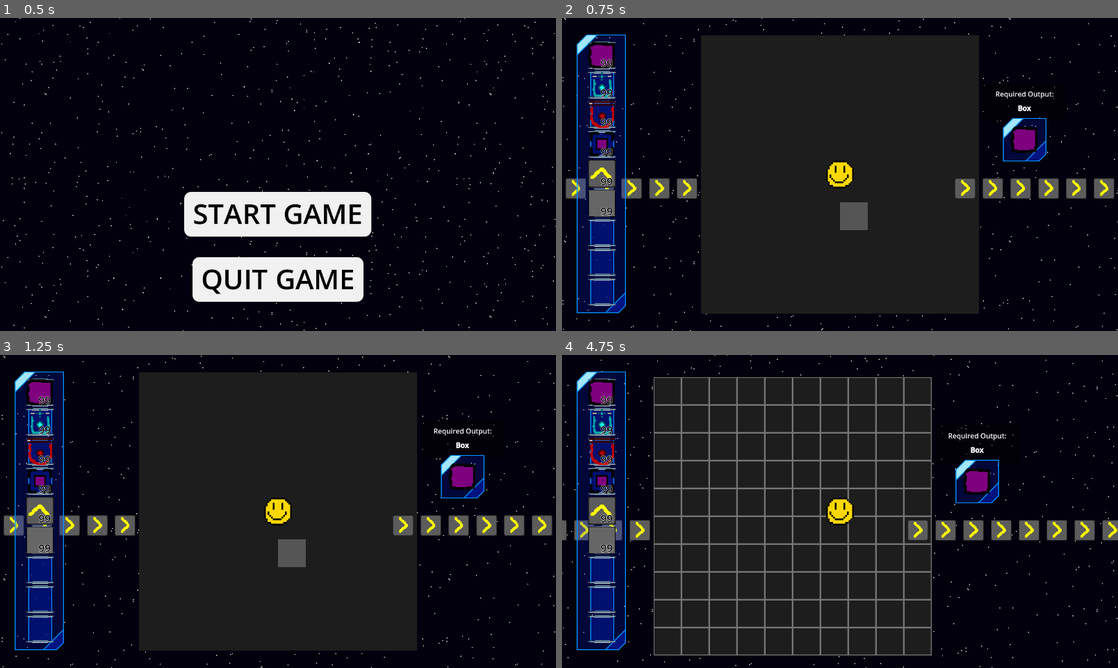
Above: before the commit, frames 1-4 (two rows, left to right).
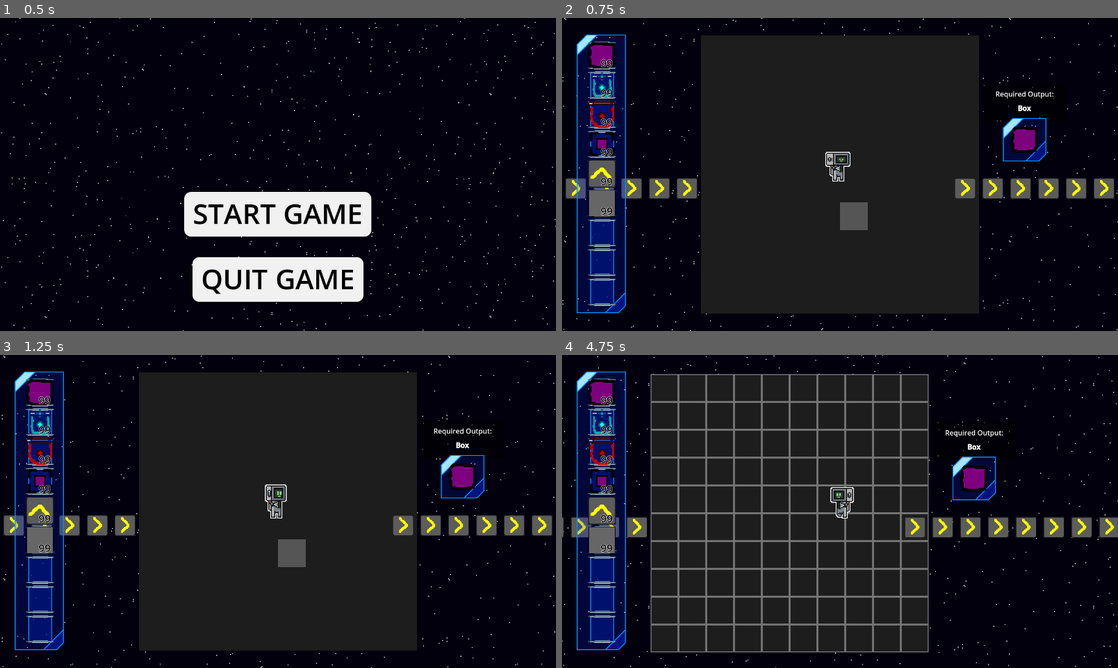
Above: after the commit, the same moments.

Repository: Stev51/gmtk-jam-2025
Game: Godot game, scene res://scenes/title_screen.tscn
The game is run twice, just before and just after one commit, with the same random seed, the same clock (stepped at 60 frames per second) and the same inputs.
Inputs (mouse positions are in pixels of both pictures, inside the frame that each line leads up to):
- Up to frame 1 (0.5 s): no input
- Up to frame 2 (0.75 s): click "START GAME" at 0.5 s
- Up to frame 3 (1.25 s): no input
- Up to frame 4 (4.75 s): tap Enter at 1.25 s; move the mouse to (962, 495) at 1.27 s; hold Right (ui_right) 1.28-2.03 s; hold I (inv_toggle) 1.28-2.03 s; click (962, 495) at 1.42 s; move the mouse to (728, 527) at 2.02 s; hold Down (ui_down) 2.03-2.78 s; tap E at 2.1, 4.35 s; move the mouse to (895, 442) at 2.77 s; hold Right (ui_right) 2.78-3.53 s; tap Q at 2.85 s; move the mouse to (812, 574) at 3.52 s; hold Up (ui_up) 3.53-4.28 s; tap I (inv_toggle) at 3.6 s; click (812, 574) at 3.67 s; move the mouse to (1006, 558) at 4.27 s; hold Left (ui_left) from 4.28 s (still down)

Frame 1 is identical in both runs. In frame 2, 0.5% of the frame differs, in the area x 47-53%, y 42-55%; in frame 3, 0.5%; in frame 4, 17%, in the area x 0-100%, y 0-100%.

Commit message:
Player is now a cute robot guy

Diff:
--- a/scenes/main.tscn
+++ b/scenes/main.tscn
@@ -30,6 +30,7 @@
 polygon = PackedVector2Array(-32, -32, 32, -32, 32, 32, -32, 32)
 
 [node name="Player" parent="." instance=ExtResource("1_o5qli")]
+z_index = 2
 
 [node name="GUI" parent="Player" instance=ExtResource("5_tbgi4")]
 z_index = 9
--- a/scenes/pause_screen.tscn
+++ b/scenes/pause_screen.tscn
@@ -18,12 +18,14 @@
 script = ExtResource("1_qeunj")
 
 [node name="Background" type="ColorRect" parent="."]
+layout_mode = 0
 offset_right = 1280.0
 offset_bottom = 720.0
 color = Color(0.117647, 0.117647, 0.117647, 0.741176)
 
 [node name="CenterContainer" type="CenterContainer" parent="."]
 custom_minimum_size = Vector2(1280, 0)
+layout_mode = 0
 offset_top = 400.0
 offset_right = 1280.0
 offset_bottom = 498.0
@@ -35,6 +37,7 @@
 
 [node name="CenterContainer2" type="CenterContainer" parent="."]
 custom_minimum_size = Vector2(1280, 0)
+layout_mode = 0
 offset_top = 550.0
 offset_right = 1280.0
 offset_bottom = 648.0
--- a/scenes/player.tscn
+++ b/scenes/player.tscn
@@ -1,16 +1,104 @@
-[gd_scene load_steps=4 format=3 uid="uid://6eaf6tl17aio"]
+[gd_scene load_steps=16 format=3 uid="uid://6eaf6tl17aio"]
 
-[ext_resource type="Texture2D" uid="uid://ckt3ht6w0n3hg" path="res://assets/img/player.png" id="1_3vyb7"]
 [ext_resource type="Script" uid="uid://7od0f2i0vkdn" path="res://scripts/player.gd" id="1_g2els"]
+[ext_resource type="Texture2D" uid="uid://buw5u3x8t45vl" path="res://assets/robot_idle.png" id="2_g2els"]
+[ext_resource type="Texture2D" uid="uid://ddasxf17iu837" path="res://assets/robot_run.png" id="3_qhqgy"]
+
+[sub_resource type="AtlasTexture" id="AtlasTexture_qhqgy"]
+atlas = ExtResource("2_g2els")
+region = Rect2(0, 0, 64, 64)
+
+[sub_resource type="AtlasTexture" id="AtlasTexture_dqkch"]
+atlas = ExtResource("2_g2els")
+region = Rect2(64, 0, 64, 64)
+
+[sub_resource type="AtlasTexture" id="AtlasTexture_qlg0r"]
+atlas = ExtResource("2_g2els")
+region = Rect2(128, 0, 64, 64)
+
+[sub_resource type="AtlasTexture" id="AtlasTexture_tuyoq"]
+atlas = ExtResource("2_g2els")
+region = Rect2(192, 0, 64, 64)
+
+[sub_resource type="AtlasTexture" id="AtlasTexture_fjrip"]
+atlas = ExtResource("2_g2els")
+region = Rect2(256, 0, 64, 64)
+
+[sub_resource type="AtlasTexture" id="AtlasTexture_smehm"]
+atlas = ExtResource("2_g2els")
+region = Rect2(320, 0, 64, 64)
+
+[sub_resource type="AtlasTexture" id="AtlasTexture_ur7pv"]
+atlas = ExtResource("3_qhqgy")
+region = Rect2(0, 0, 64, 64)
+
+[sub_resource type="AtlasTexture" id="AtlasTexture_y4r1p"]
+atlas = ExtResource("3_qhqgy")
+region = Rect2(64, 0, 64, 64)
+
+[sub_resource type="AtlasTexture" id="AtlasTexture_d2wvv"]
+atlas = ExtResource("3_qhqgy")
+region = Rect2(128, 0, 64, 64)
+
+[sub_resource type="AtlasTexture" id="AtlasTexture_3v2ag"]
+atlas = ExtResource("3_qhqgy")
+region = Rect2(192, 0, 64, 64)
+
+[sub_resource type="SpriteFrames" id="SpriteFrames_3vyb7"]
+animations = [{
+"frames": [{
+"duration": 1.0,
+"texture": SubResource("AtlasTexture_qhqgy")
+}, {
+"duration": 1.0,
+"texture": SubResource("AtlasTexture_dqkch")
+}, {
+"duration": 1.0,
+"texture": SubResource("AtlasTexture_qlg0r")
+}, {
+"duration": 1.0,
+"texture": SubResource("AtlasTexture_tuyoq")
+}, {
+"duration": 1.0,
+"texture": SubResource("AtlasTexture_fjrip")
+}, {
+"duration": 1.0,
+"texture": SubResource("AtlasTexture_smehm")
+}],
+"loop": true,
+"name": &"idle",
+"speed": 8.0
+}, {
+"frames": [{
+"duration": 1.0,
+"texture": SubResource("AtlasTexture_ur7pv")
+}, {
+"duration": 1.0,
+"texture": SubResource("AtlasTexture_y4r1p")
+}, {
+"duration": 1.0,
+"texture": SubResource("AtlasTexture_d2wvv")
+}, {
+"duration": 1.0,
+"texture": SubResource("AtlasTexture_3v2ag")
+}],
+"loop": true,
+"name": &"running",
+"speed": 8.0
+}]
 
 [sub_resource type="CircleShape2D" id="CircleShape2D_g2els"]
-radius = 31.0
+radius = 24.0
 
 [node name="Player" type="CharacterBody2D" groups=["player"]]
 script = ExtResource("1_g2els")
 
-[node name="Sprite2D" type="Sprite2D" parent="."]
-texture = ExtResource("1_3vyb7")
+[node name="AnimatedSprite2D" type="AnimatedSprite2D" parent="."]
+position = Vector2(0, -20)
+scale = Vector2(2, 2)
+sprite_frames = SubResource("SpriteFrames_3vyb7")
+animation = &"idle"
+frame_progress = 0.17619
 
 [node name="CollisionShape2D" type="CollisionShape2D" parent="."]
 shape = SubResource("CircleShape2D_g2els")
--- a/scripts/player.gd
+++ b/scripts/player.gd
@@ -2,8 +2,20 @@
 
 @export var SPEED = 400
 
+@onready var anim = $AnimatedSprite2D
+
+func _ready():
+	anim.play("idle")
+
 func _physics_process(delta):
 	player_movement()
+
+func _input(event):
+	if event is InputEventKey and event.is_pressed():
+		if event.keycode == KEY_A or event.keycode == KEY_LEFT:
+			anim.flip_h = true
+		elif event.keycode == KEY_D or event.keycode == KEY_RIGHT:
+			anim.flip_h = false
 
 func player_movement():
 
@@ -13,3 +25,8 @@
 
 	velocity = vec.normalized() * SPEED
 	move_and_slide()
+
+	if vec.is_zero_approx():
+		anim.play("idle")
+	else:
+		anim.play("running")
Binary file added: assets/robot_idle.png
Not shown, added: assets/robot_idle.png.import
Binary file added: assets/robot_run.png
Not shown, added: assets/robot_run.png.import
